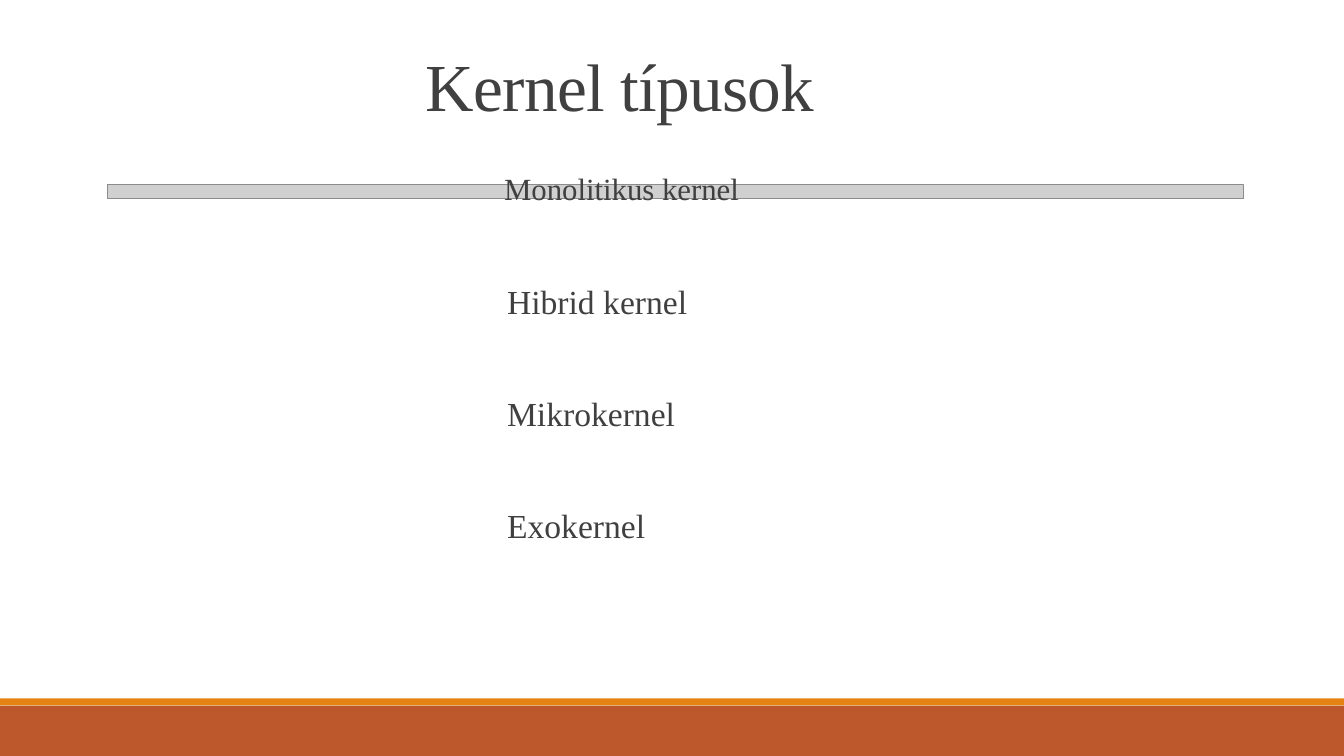
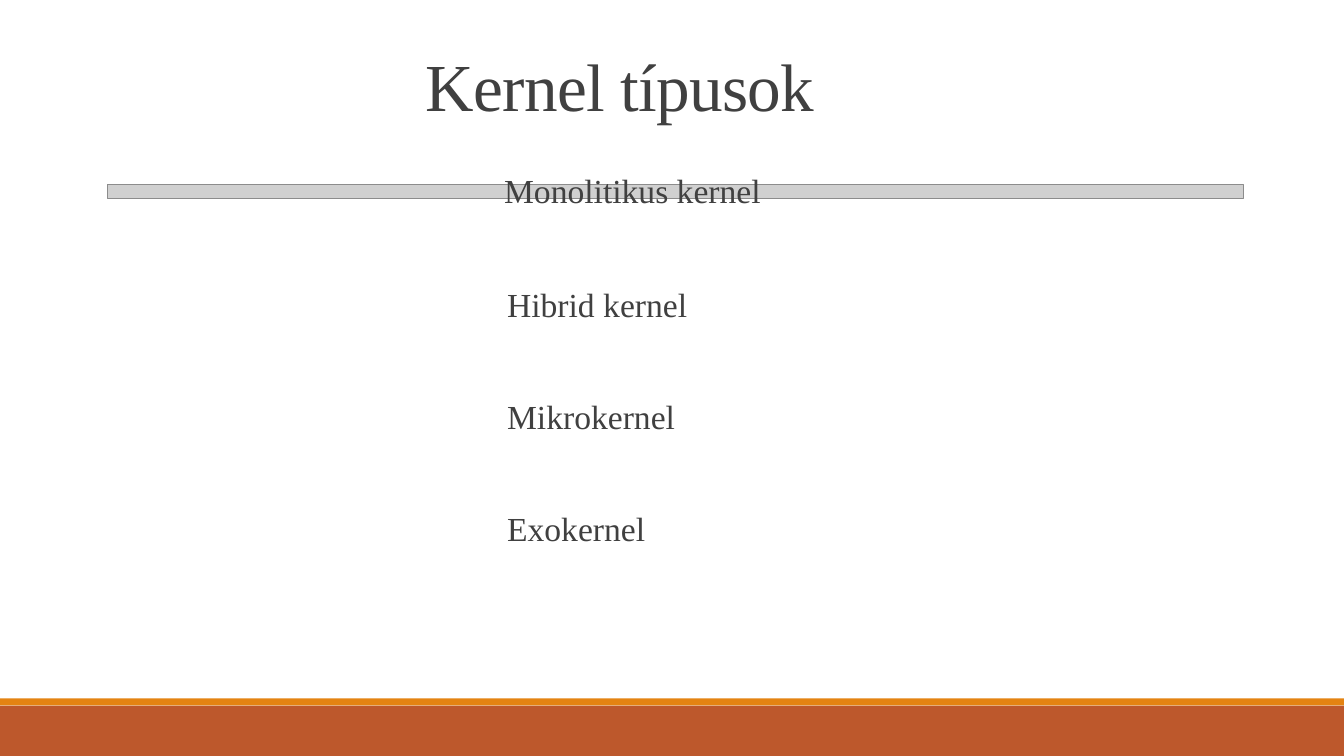
Before and after one commit to vargajanos/Paprika, a slide deck: slide 4 of Operációs rendszer ppt.pptx. Drawn at 1344x756 pixels with LibreOffice and Linux fonts; fonts in the diff are those of the drawing; grey boxes stand for pictures. Boxes give left, top, right and bottom in pixels: in the first picture for what was removed or moved away, otherwise in the second. Text is boxed around its words. In the diff, an @@ line names an element or a change of style, - is before the commit and + after.

```diff
--- a/Operációs rendszer ppt.pptx
+++ b/Operációs rendszer ppt.pptx
@@ text at (x1=504, y1=176, x2=761, y2=209): size 22 to 24 pt in "Monolitikus kernel" @@
```
Also in this commit, not shown: 5 other slides changed.
